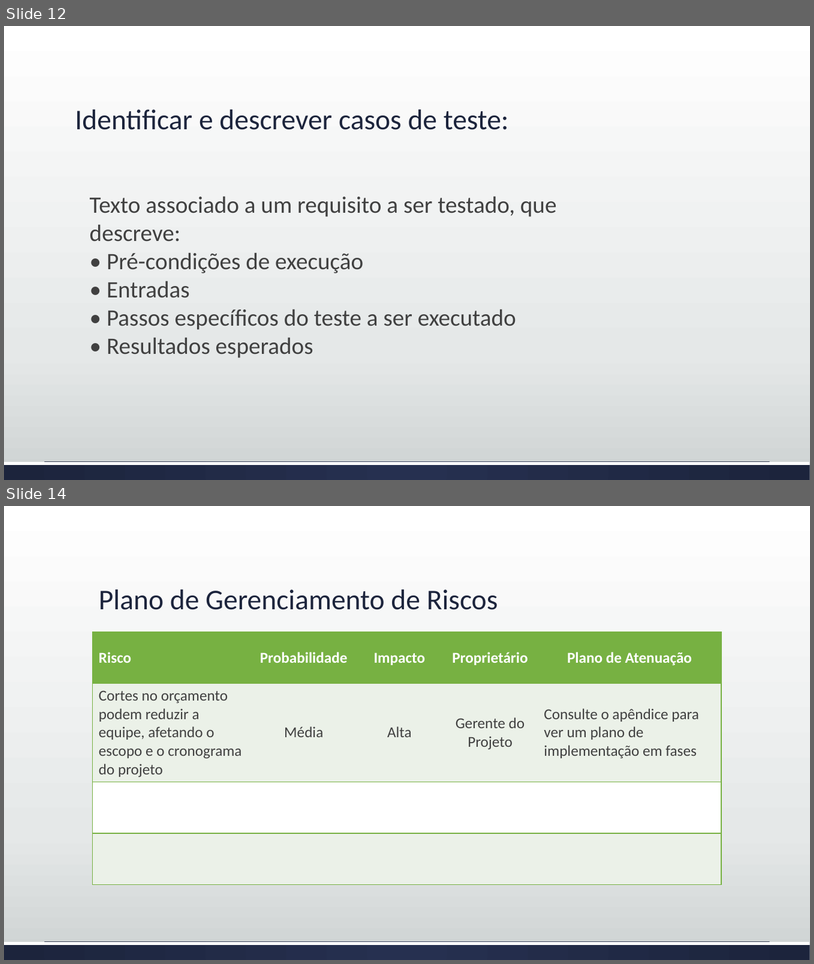
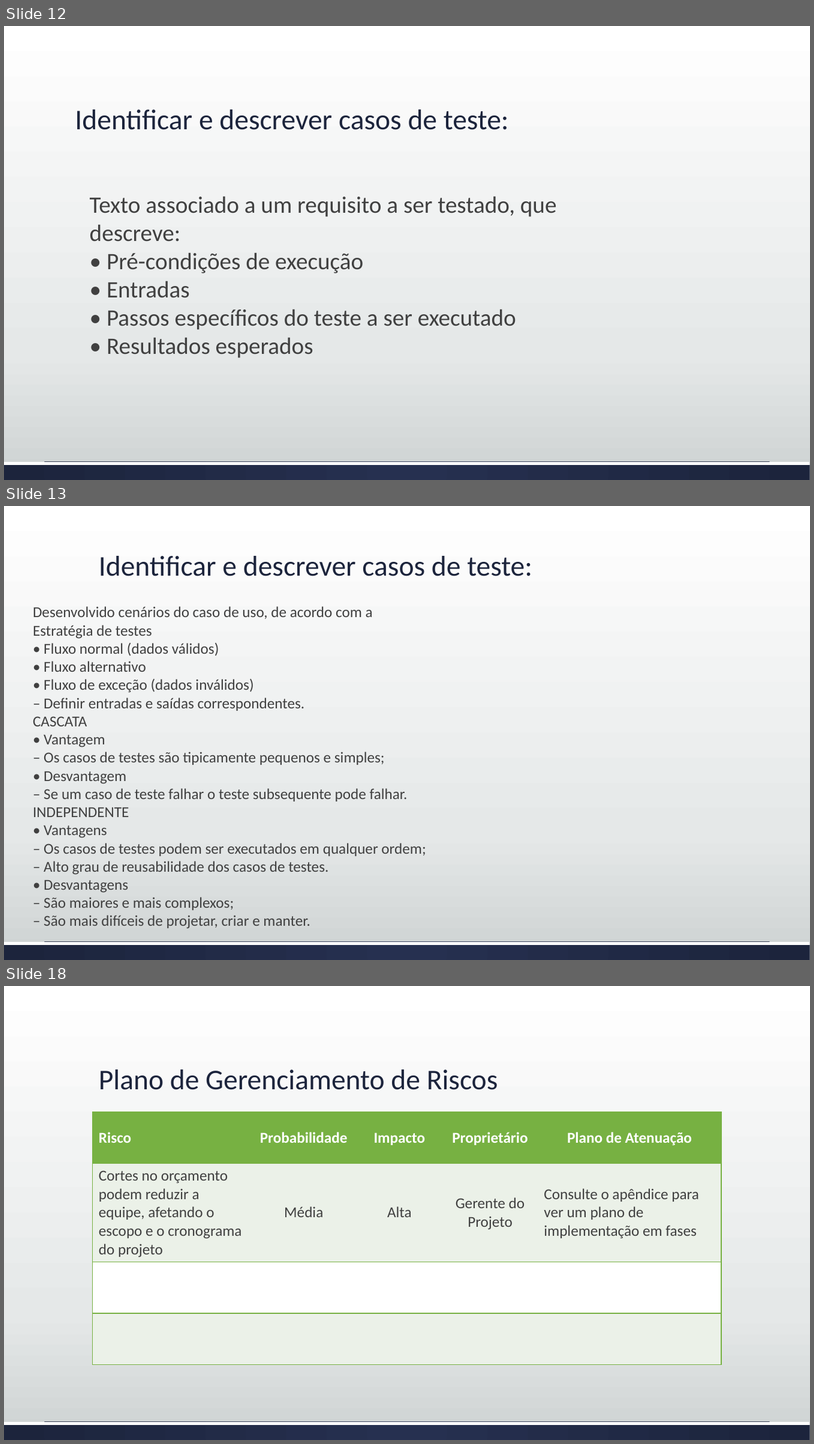
Before and after one commit to josimarpe/SIB, a slide deck: Requisitos/Plano de Projeto 1.pptx. Shown one above the other, each under a label of ours: slides 12 and 14 before the commit, slides 12, 13 and 18 after it; the slides between them are not shown. The pictures are 814x964 and 814x1444 pixels, drawn with LibreOffice and Linux fonts; fonts in the diff are those of the drawing. Boxes give left, top, right and bottom in pixels: in the first picture for what was removed or moved away, otherwise in the second. Text is boxed around its words. In the diff, an @@ line names an element or a change of style, - is before the commit and + after.

```diff
--- a/Requisitos/Plano de Projeto 1.pptx
+++ b/Requisitos/Plano de Projeto 1.pptx
@@ slide 13 added at bbox=[4, 506, 810, 960], background gradient #FFFFFF to #E5E8E8 to #CDD2D2; not listed: 2 template elements that a slide beside it also shows @@
@@ title added at bbox=[99, 556, 533, 576], 34 pt, text #1D243C @@
+Identificar e descrever casos de teste:
@@ text added at bbox=[33, 606, 426, 928], 18 pt, text #404040 @@
+Desenvolvido cenários do caso de uso, de acordo com a
+Estratégia de testes
+• Fluxo normal (dados válidos)
+• Fluxo alternativo
+• Fluxo de exceção (dados inválidos)
+– Definir entradas e saídas correspondentes.
+CASCATA
+• Vantagem
+– Os casos de testes são tipicamente pequenos e simples;
+• Desvantagem
+– Se um caso de teste falhar o teste subsequente pode falhar.
+INDEPENDENTE
+• Vantagens
+– Os casos de testes podem ser executados em qualquer ordem;
+– Alto grau de reusabilidade dos casos de testes.
+• Desvantagens
+– São maiores e mais complexos;
+– São mais difíceis de projetar, criar e manter.
@@ what was slide 14 is now slide 18 @@
```
Also in this commit, not shown: 1 slide changed, 3 other slides added, 1 slide removed.
